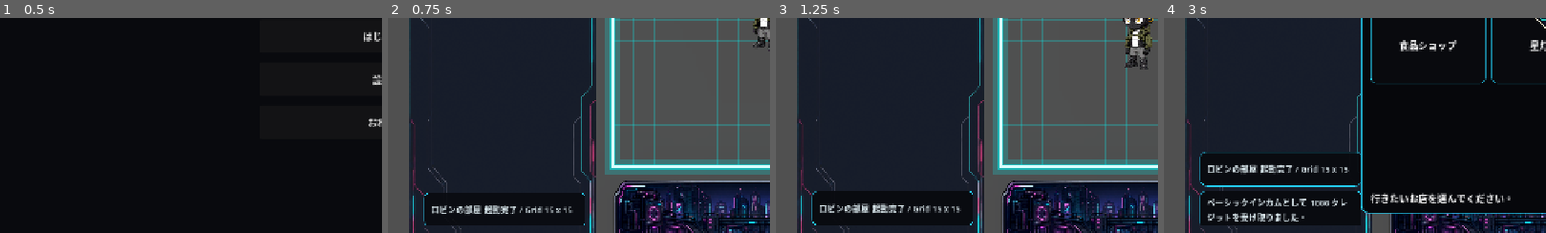
Above: before the commit, frames 1-4 (left to right).
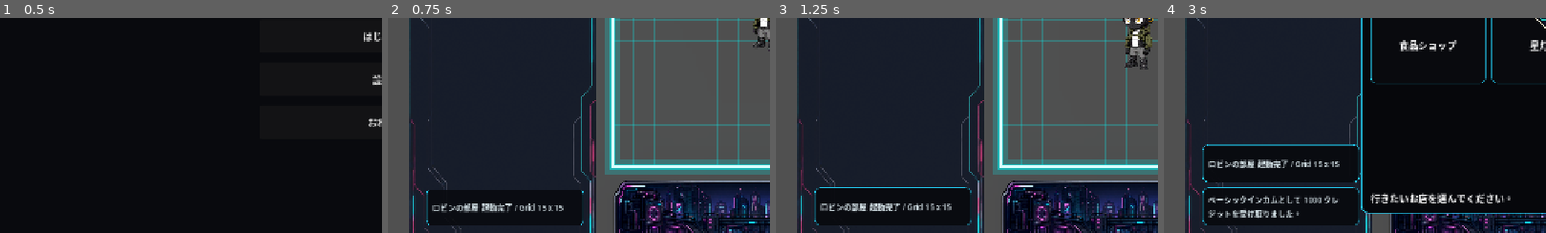
Above: after the commit, the same moments.

Repository: grimoire1089-coder/optimistic
Game: Godot game, scene res://Scenes/Boot/TitleScene.tscn
Same seed, same stepped clock (60 frames per second), same inputs: the game is played once before the commit and once after it. Sound files missing from this copy of the repository are replaced by a short silence.
Inputs:
- Up to frame 1 (0.5 s): no input
- Up to frame 2 (0.75 s): click "はじめる" at 0.5 s
- Up to frame 3 (1.25 s): no input
- Up to frame 4 (3 s): click "BGM" at 1.25 s; click "OFF" at 2 s; click "ショップ" at 2.75 s
The pictures show only the part of the screen within x 0-50%, y 41-91%; the shares and areas given below are measured in that part.

Frame 1 is identical in both runs. In frame 2, 1.2% of the frame differs, in the area x 9-52%, y 80-97%; in frame 3, 2.1%; in frame 4, 7.1%, in the area x 9-52%, y 58-97%.

Commit message:
Inset message log cards to avoid clipping

Diff:
--- a/Scripts/UI/HUD/MessageLogPanel.gd
+++ b/Scripts/UI/HUD/MessageLogPanel.gd
@@ -12,7 +12,8 @@
 ## 旧設定との互換用。デバッグログはコード側で常に無音にする。
 @export var play_notice_sfx_for_debug: bool = false
 @export_range(0.0, 10.0, 0.1) var queued_message_delay_seconds: float = 2.0
-@export var card_height: float = 58.0
+@export var card_height: float = 64.0
+@export var card_horizontal_inset: float = 4.0
 @export var card_enter_offset_y: float = 18.0
 @export var card_enter_duration: float = 0.22
 @export var card_background_color: Color = Color(0.035, 0.04, 0.06, 0.96)
@@ -256,8 +257,8 @@
 	card.anchor_top = 1.0
 	card.anchor_right = 1.0
 	card.anchor_bottom = 1.0
-	card.offset_left = 0.0
-	card.offset_right = 0.0
+	card.offset_left = card_horizontal_inset
+	card.offset_right = -card_horizontal_inset
 	if animate_card:
 		card.offset_top = -card_height + card_enter_offset_y
 		card.offset_bottom = card_enter_offset_y
@@ -269,9 +270,9 @@
 	card.add_theme_stylebox_override("panel", _make_card_style(channel))
 
 	var margin := MarginContainer.new()
-	margin.add_theme_constant_override("margin_left", 12)
+	margin.add_theme_constant_override("margin_left", 10)
 	margin.add_theme_constant_override("margin_top", 8)
-	margin.add_theme_constant_override("margin_right", 12)
+	margin.add_theme_constant_override("margin_right", 10)
 	margin.add_theme_constant_override("margin_bottom", 8)
 	card.add_child(margin)
 
@@ -281,7 +282,7 @@
 	label.size_flags_horizontal = Control.SIZE_EXPAND_FILL
 	label.vertical_alignment = VERTICAL_ALIGNMENT_CENTER
 	label.add_theme_color_override("font_color", _get_card_text_color(channel))
-	label.add_theme_font_size_override("font_size", 14)
+	label.add_theme_font_size_override("font_size", 13)
 	margin.add_child(label)
 
 	return card
